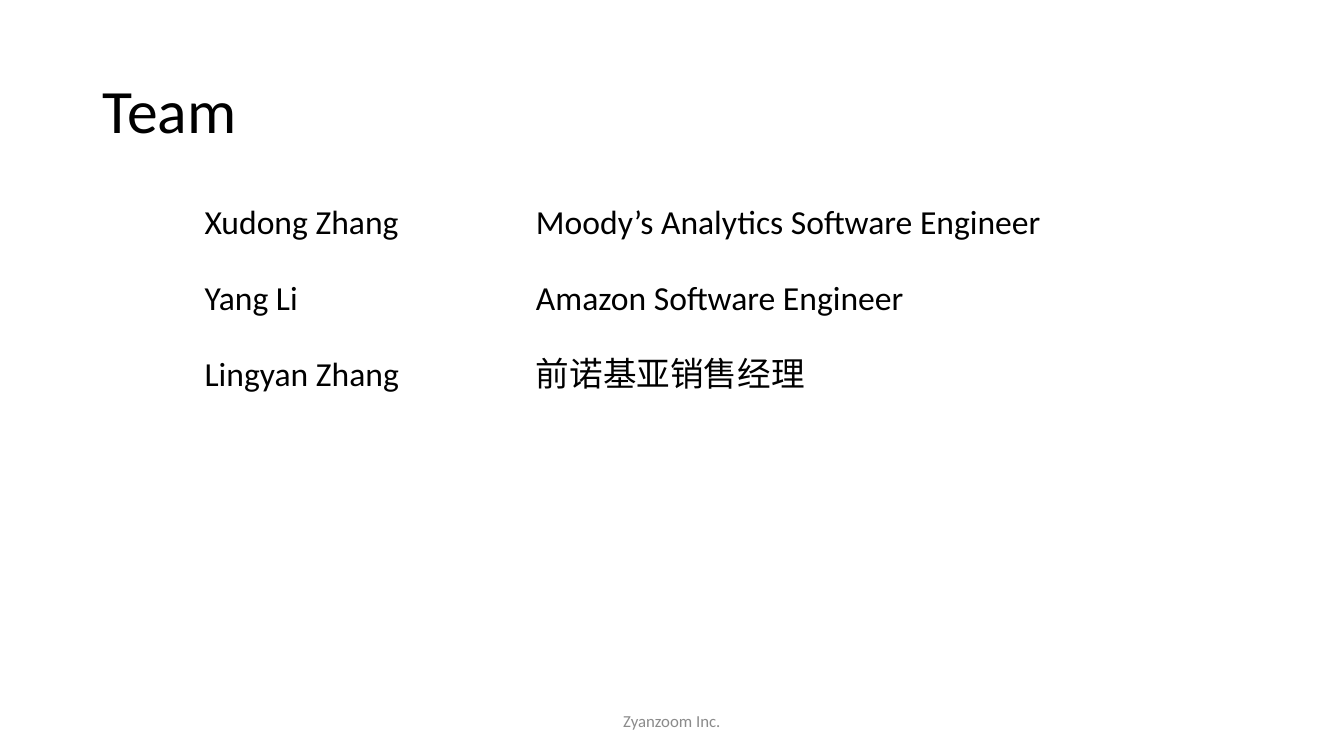
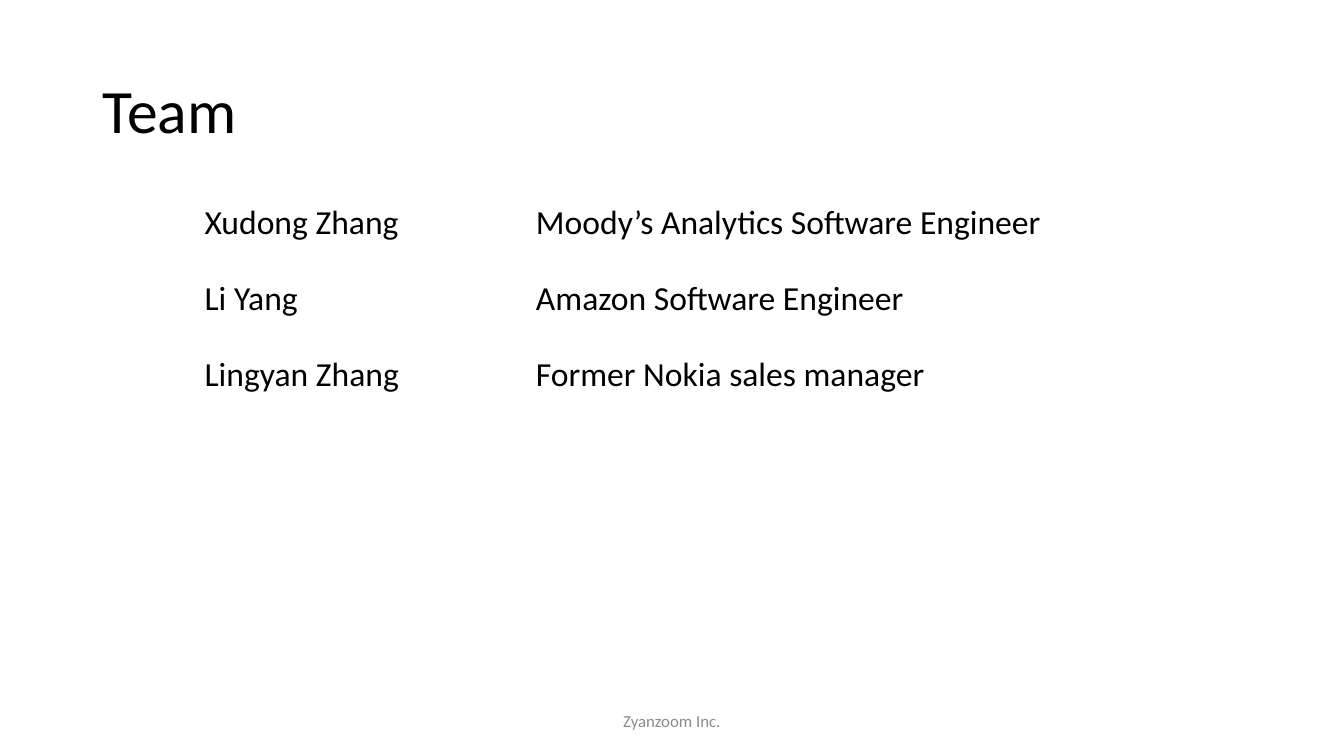
Before and after one commit to twigzxd/ZXXXZ, a slide deck: slide 16 of SmartLocker.pptx (slide 17 before the commit). Drawn at 1344x756 pixels with LibreOffice and Linux fonts; fonts in the diff are those of the drawing. Boxes give left, top, right and bottom in pixels: in the first picture for what was removed or moved away, otherwise in the second. Text is boxed around its words. In the diff, an @@ line names an element or a change of style, - is before the commit and + after.

```diff
--- a/SmartLocker.pptx
+++ b/SmartLocker.pptx
@@ text at bbox=[205, 287, 298, 316]: text changed @@
-Yang Li
+Li Yang
@@ text at bbox=[536, 362, 925, 392]: text changed @@
-前诺基亚销售经理
+Former Nokia sales manager
```
Also in this commit, not shown: 3 other slides changed, 1 slide removed, 3 other files.
